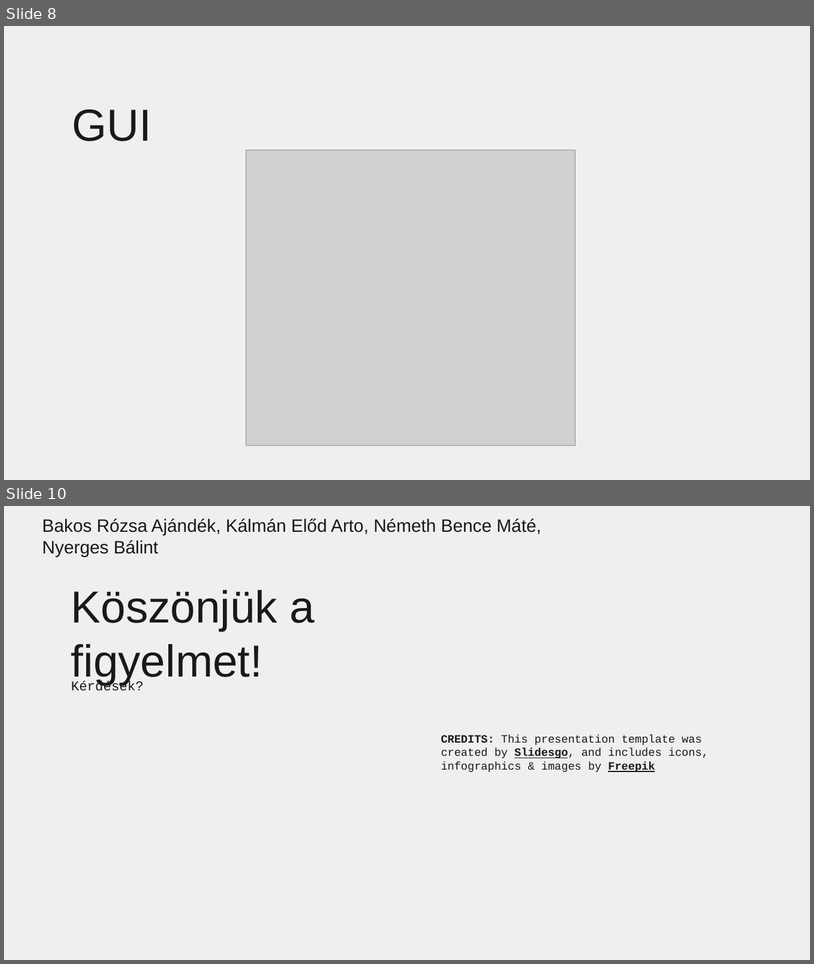
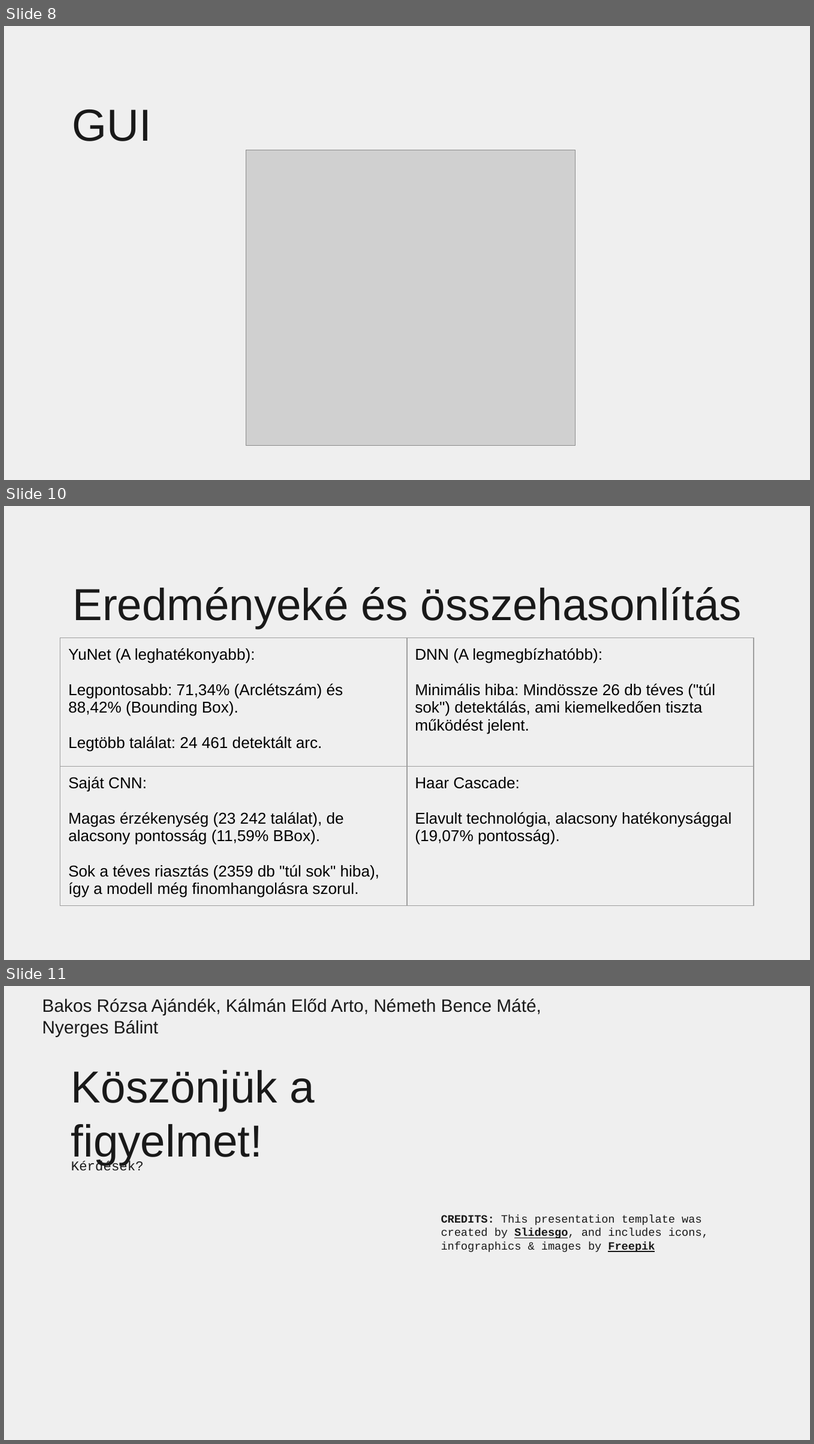
Before and after one commit to bakosrozsa/Kepfeldolgozas-Arcfelismeres-2025, a slide deck: Kepfeldolgozas_arcdetektalas_2025.pptx. Shown one above the other, each under a label of ours: slides 8 and 10 before the commit, slides 8, 10 and 11 after it; the slides between them are not shown. The pictures are 814x964 and 814x1444 pixels, drawn with LibreOffice and Linux fonts; fonts in the diff are those of the drawing; grey boxes stand for pictures; background and template pictures are left out. Boxes give left, top, right and bottom in pixels: in the first picture for what was removed or moved away, otherwise in the second. Text is boxed around its words. In the diff, an @@ line names an element or a change of style, - is before the commit and + after.

```diff
--- a/Kepfeldolgozas_arcdetektalas_2025.pptx
+++ b/Kepfeldolgozas_arcdetektalas_2025.pptx
@@ slide 10 added at (4,506,810,960), background picture (left out) @@
@@ title added at (72,587,742,628), 40 pt, text #191919 @@
+Eredményeké és összehasonlítás
@@ table added at (60,637,754,902), 2 rows, 2 columns @@
+YuNet (A leghatékonyabb): / Legpontosabb: 71,34% (Arclétszám) és 88,42% (Bounding Box). / Legtöbb találat: 24 461 detektált arc. | DNN (A legmegbízhatóbb): / Minimális hiba: Mindössze 26 db téves ("túl sok") detektálás, ami kiemelkedően tiszta működést jelent.
+Saját CNN: / Magas érzékenység (23 242 találat), de alacsony pontosság (11,59% BBox). / Sok a téves riasztás (2359 db "túl sok" hiba), így a modell még finomhangolásra szorul. | Haar Cascade: / Elavult technológia, alacsony hatékonysággal (19,07% pontosság).
@@ what was slide 10 is now slide 11 @@
```
Also in this commit, not shown: 1 other slide added, 1 slide removed.
